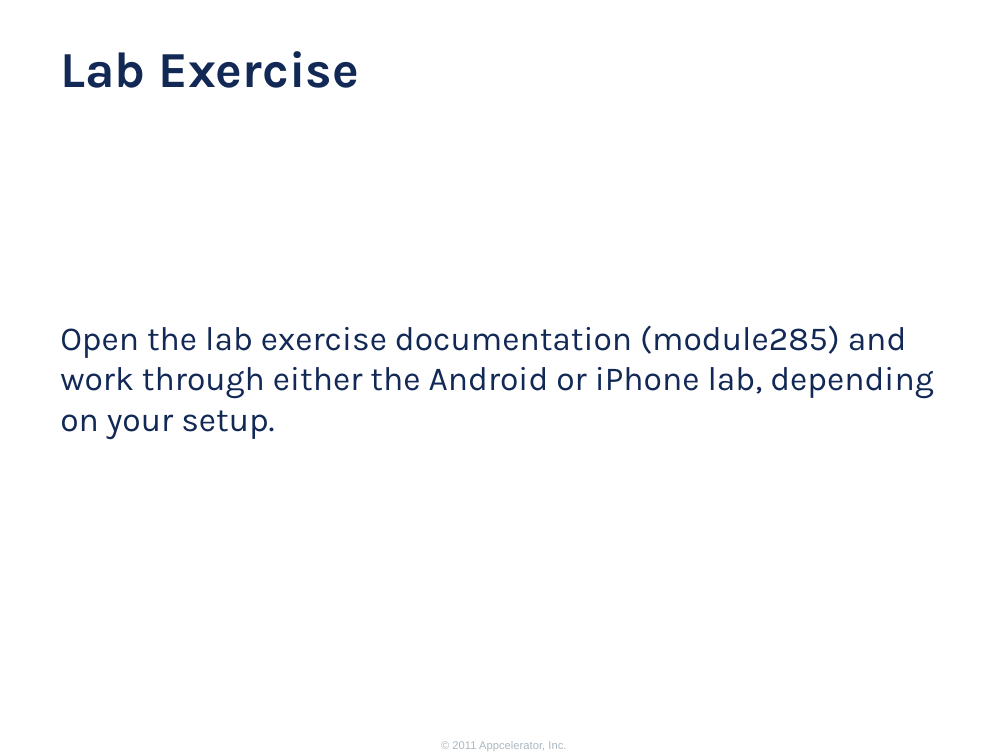
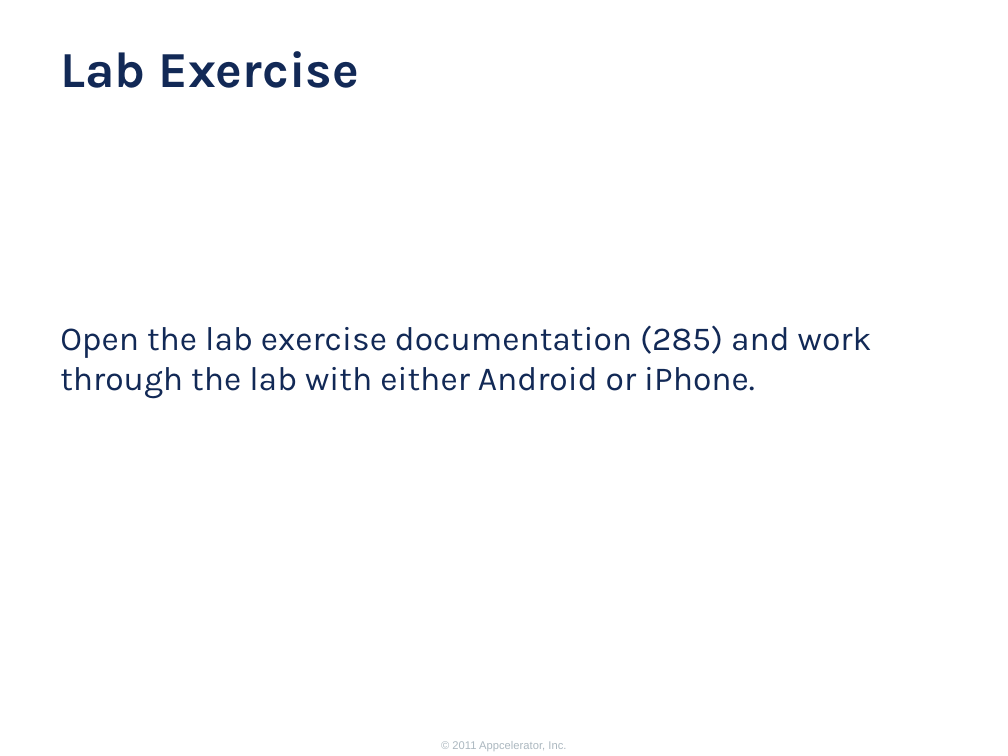
Before and after one commit to appcelerator-training-archive/tcad_certification, a slide deck: slide 8 of 285/285.ppt (slide 7 before the commit). Drawn at 1008x756 pixels with LibreOffice and Linux fonts; fonts in the diff are those of the drawing; background and template pictures are left out. Boxes give left, top, right and bottom in pixels: in the first picture for what was removed or moved away, otherwise in the second. Text is boxed around its words. In the diff, an @@ line names an element or a change of style, - is before the commit and + after.

```diff
--- a/285/285.ppt
+++ b/285/285.ppt
@@ text at (x1=60, y1=325, x2=872, y2=399): text changed @@
-Open the lab exercise documentation (module285) and work through either the Android or iPhone lab, depending on your setup.
+Open the lab exercise documentation (285) and work through the lab with either Android or iPhone.
```
Also in this commit, not shown: 2 other slides changed, 4 slides added, 12 slides removed.
